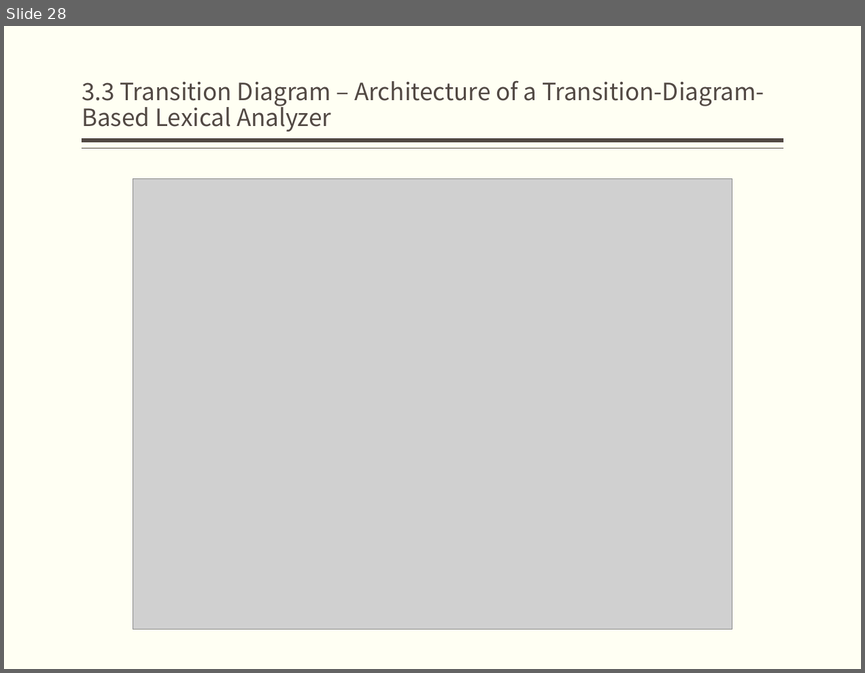
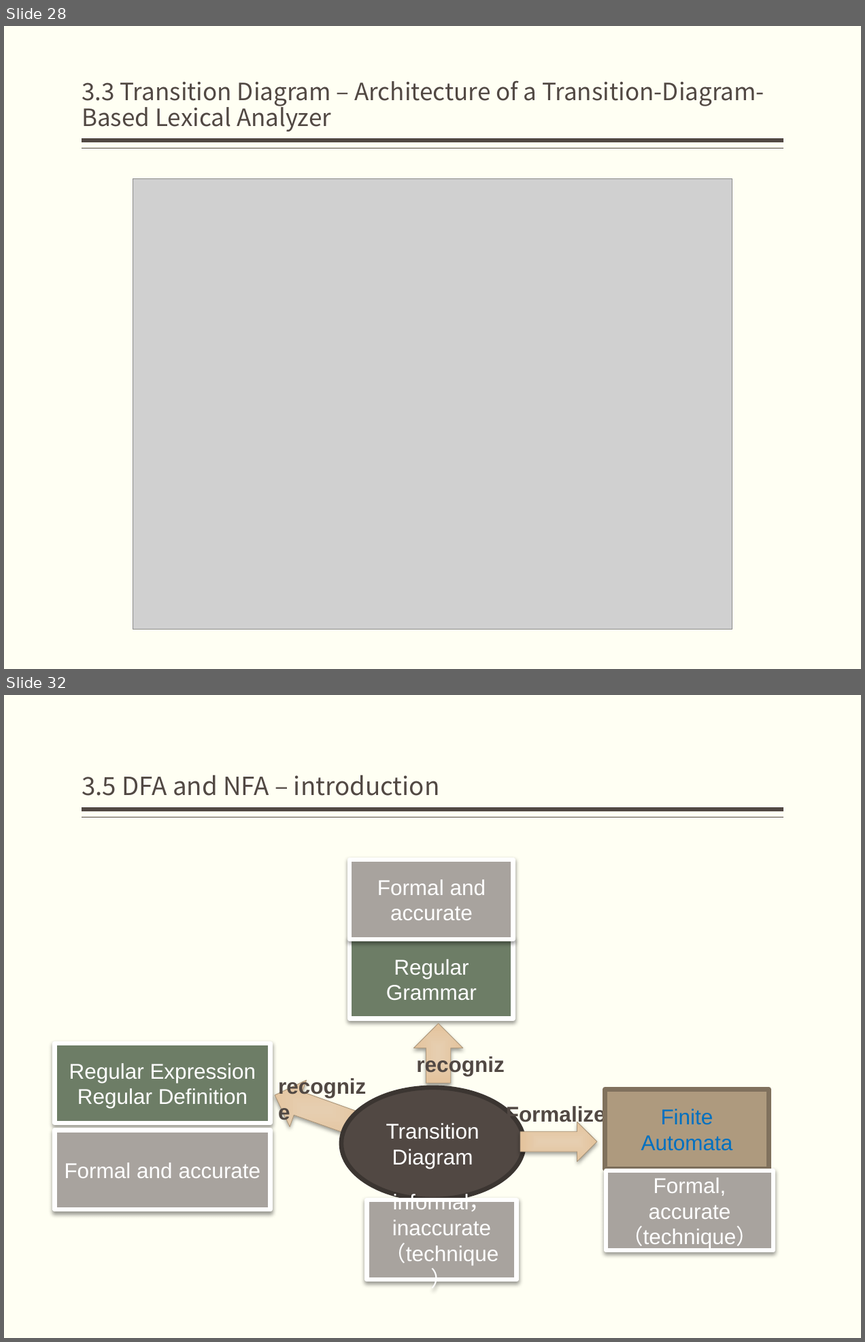
Before and after one commit to bonkboykz/jz81.github.io, a slide deck: course/compiler/LectureNotes/(Spring2017)Lecture3.pptx. Shown one above the other, each under a label of ours: slide 28 before the commit, slides 28 and 32 after it; the slides between them are not shown. The pictures are 865x673 and 865x1342 pixels, drawn with LibreOffice and Linux fonts; fonts in the diff are those of the drawing; grey boxes stand for pictures. Boxes give left, top, right and bottom in pixels: in the first picture for what was removed or moved away, otherwise in the second. Text is boxed around its words. In the diff, an @@ line names an element or a change of style, - is before the commit and + after.

```diff
--- a/course/compiler/LectureNotes/(Spring2017)Lecture3.pptx
+++ b/course/compiler/LectureNotes/(Spring2017)Lecture3.pptx
@@ slide 32 added at [4,695,861,1338], background #FFFFF3; not listed: 2 template elements that a slide beside it also shows @@
@@ title added at [82,775,440,796], 21 pt, text #514843 @@
+3.5 DFA and NFA – introduction
@@ rectangle added at [349,860,513,939], fill #A8A39E, outline #FFFFFF 3.82 pt, 18 pt, text #FFFFFF @@
+Formal and accurate
@@ rectangle added at [349,939,513,1019], fill #6D7D66, outline #FFFFFF 3.82 pt, 18 pt, text #FFFFFF @@
+Regular Grammar
@@ rectangle added at [54,1043,271,1123], fill #6D7D66, outline #FFFFFF 3.82 pt, 18 pt, text #FFFFFF @@
+Regular Expression
+Regular Definition
@@ group added at [266,1023,524,1148]: 2 down arrows, 2 texts @@
+recognize
+recognize
@@ ellipse added at [341,1087,524,1199], fill #514843, outline #3C3532 3.78 pt, 18 pt, text #FFFFFF @@
+Transition Diagram
@@ rectangle added at [604,1089,768,1169], fill #AE9A7E, outline #81725D 3.78 pt, 18 pt, text #0070C0 @@
+Finite Automata
@@ text added at [506,1104,606,1125], 18 pt, text #514843, bold @@
+Formalize
@@ right arrow added at [520,1121,597,1161], fill gradient #E8CEAF to #E4C49D, outline #AB977A 0.5 pt @@
@@ rectangle added at [54,1130,271,1209], fill #A8A39E, outline #FFFFFF 3.82 pt, 18 pt, text #FFFFFF @@
+Formal and accurate
@@ rectangle added at [606,1170,772,1250], fill #A8A39E, outline #FFFFFF 3.82 pt, 18 pt, text #FFFFFF @@
+Formal, accurate
+（technique）
@@ rectangle added at [366,1200,516,1279], fill #A8A39E, outline #FFFFFF 3.82 pt, 18 pt, text #FFFFFF @@
+informal，inaccurate（technique）
```
Also in this commit, not shown: 1 slide changed, 6 other slides added.
